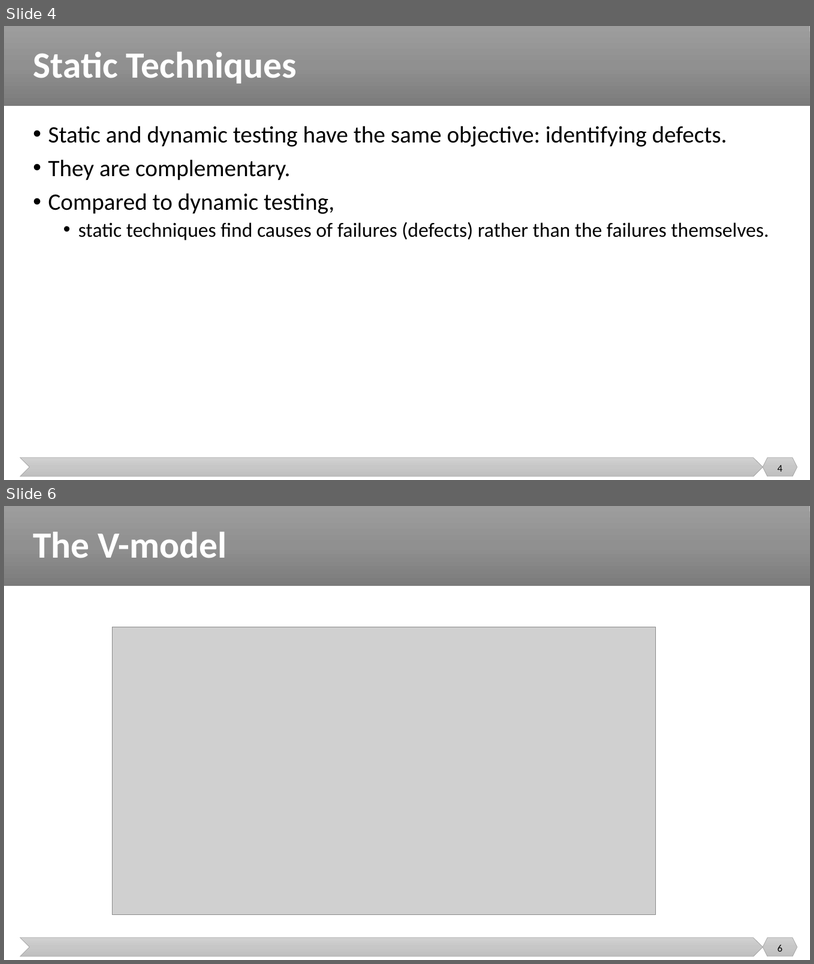
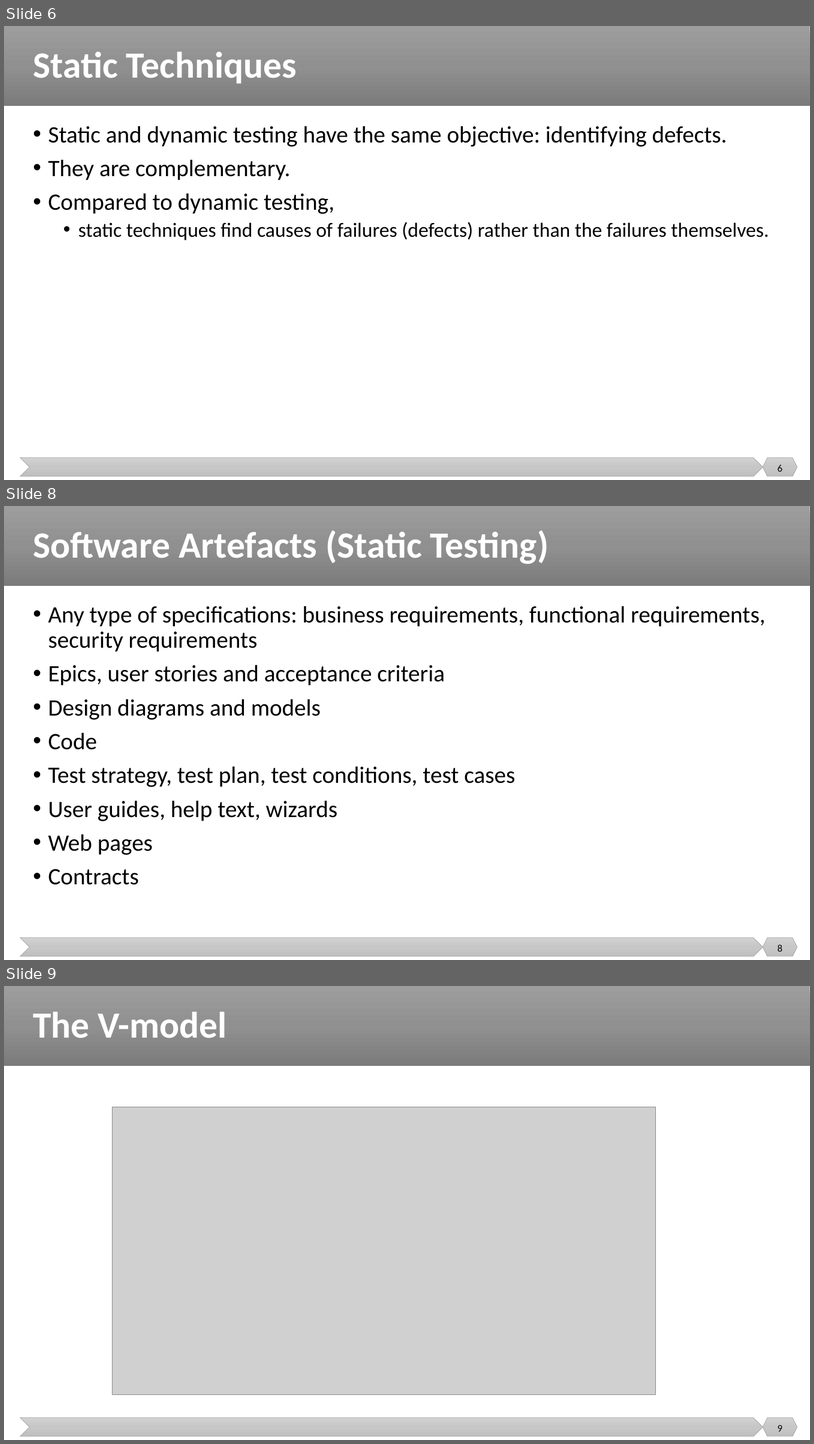
Before and after one commit to malenezi/malenezi, a slide deck: SE401/Lectures/4-Static Testing/Static Testing.pptx. Shown one above the other, each under a label of ours: slides 4 and 6 before the commit, slides 6, 8 and 9 after it; the slides between them are not shown. The pictures are 814x964 and 814x1444 pixels, drawn with LibreOffice and Linux fonts; fonts in the diff are those of the drawing; grey boxes stand for pictures. Boxes give left, top, right and bottom in pixels: in the first picture for what was removed or moved away, otherwise in the second. Text is boxed around its words. In the diff, an @@ line names an element or a change of style, - is before the commit and + after.

```diff
--- a/SE401/Lectures/4-Static Testing/Static Testing.pptx
+++ b/SE401/Lectures/4-Static Testing/Static Testing.pptx
@@ slide 8 added at (4,506,810,960), background #FFFFFF; not listed: 3 template elements that a slide beside it also shows @@
@@ title added at (33,530,549,564), 44 pt, text #FFFFFF, bold @@
+Software Artefacts (Static Testing)
@@ text added at (48,606,765,885), 28 pt, text #000000 @@
+• Any type of specifications: business requirements, functional requirements, security requirements
+• Epics, user stories and acceptance criteria
+• Design diagrams and models
+• Code
+• Test strategy, test plan, test conditions, test cases
+• User guides, help text, wizards
+• Web pages
+• Contracts
@@ page number added at (778,944,783,951), 12 pt, text #000000 @@
+8
@@ what was slide 4 is now slide 6 @@
@@ page number at (778,464,783,471): text changed @@
-4
+6
@@ what was slide 6 is now slide 9 @@
@@ page number at (778,1425,783,1431): text changed @@
-6
+9
```
Also in this commit, not shown: 7 slides changed, 2 other slides added, 1 slide removed.
